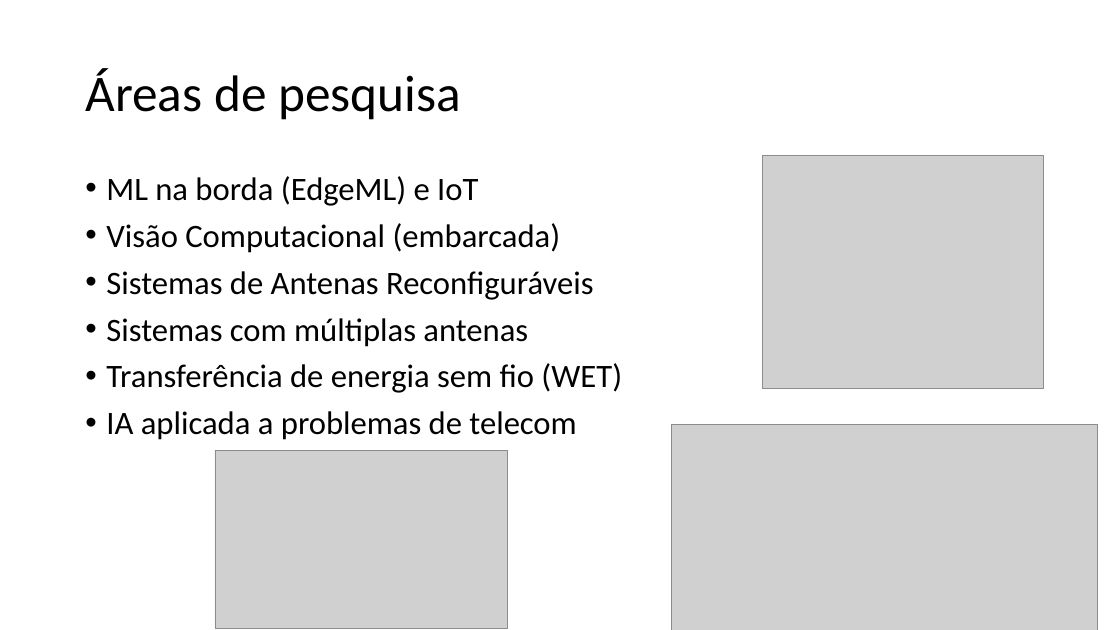
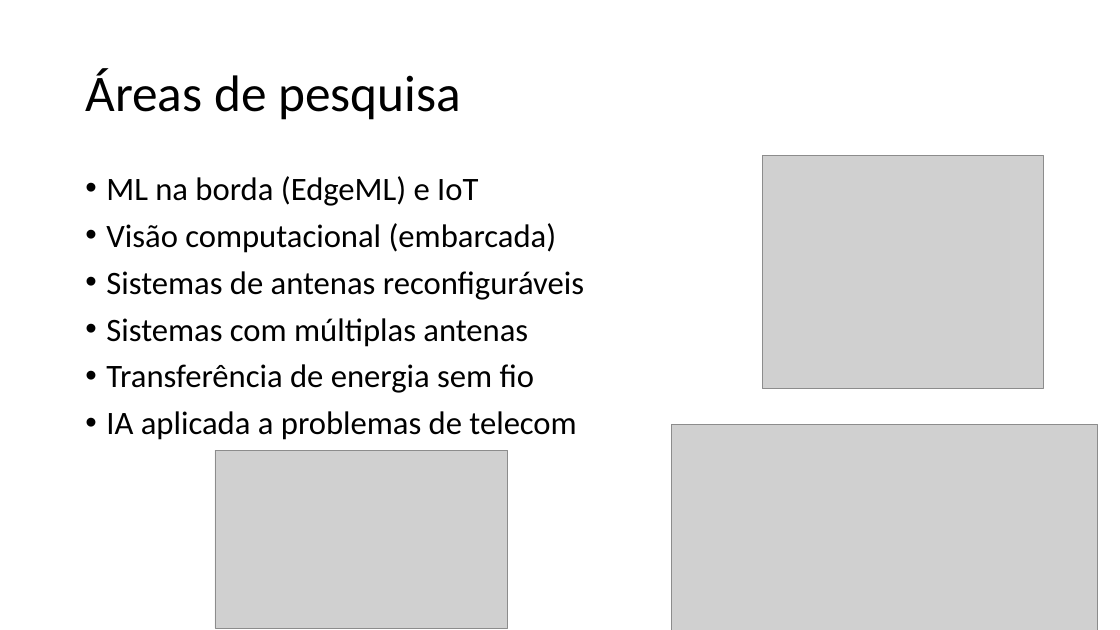
Before and after one commit to zz4fap/c24_inteligencia_artificial, a slide deck: slide 3 of slides/C24_Projetos.pptx. Drawn at 1120x630 pixels with LibreOffice and Linux fonts; fonts in the diff are those of the drawing; grey boxes stand for pictures. Boxes give left, top, right and bottom in pixels: in the first picture for what was removed or moved away, otherwise in the second. Text is boxed around its words. In the diff, an @@ line names an element or a change of style, - is before the commit and + after.

```diff
--- a/slides/C24_Projetos.pptx
+++ b/slides/C24_Projetos.pptx
@@ text at (x1=106, y1=223, x2=584, y2=300): text changed @@
-• Visão Computacional (embarcada)
-• Sistemas de Antenas Reconfiguráveis
+• Visão computacional (embarcada)
+• Sistemas de antenas reconfiguráveis
@@ text at (x1=106, y1=364, x2=534, y2=393): text changed @@
-• Transferência de energia sem fio (WET)
+• Transferência de energia sem fio
```
Also in this commit, not shown: 4 other slides changed, 1 other file.
